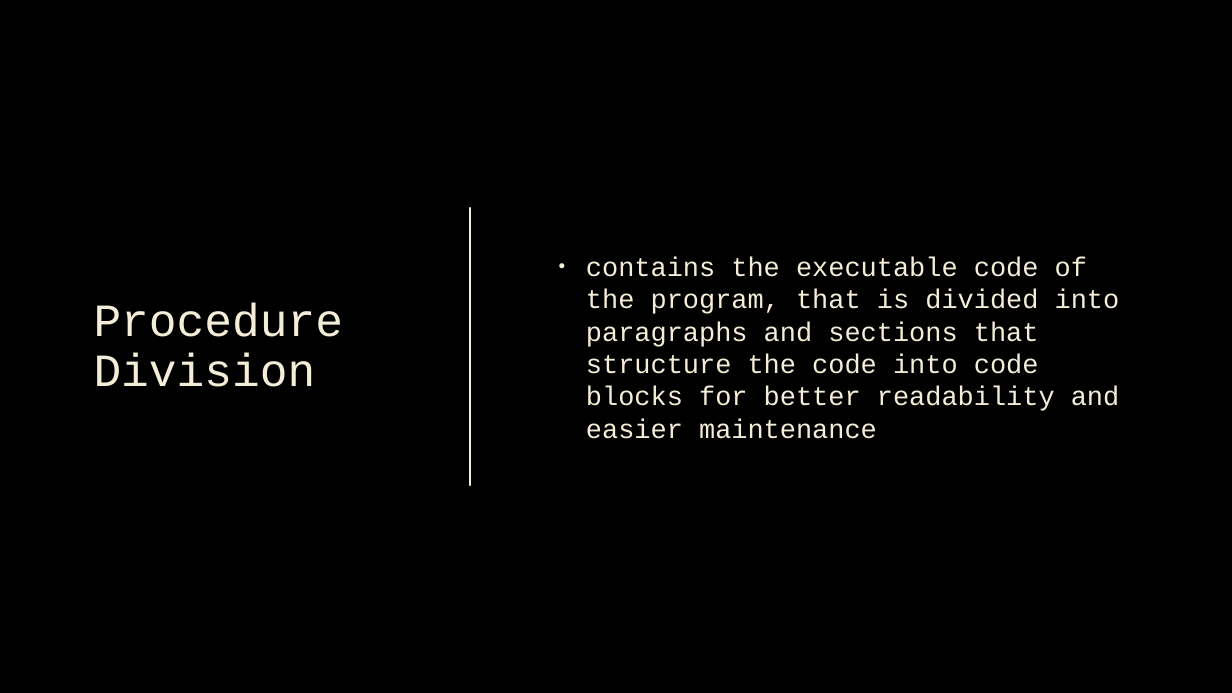
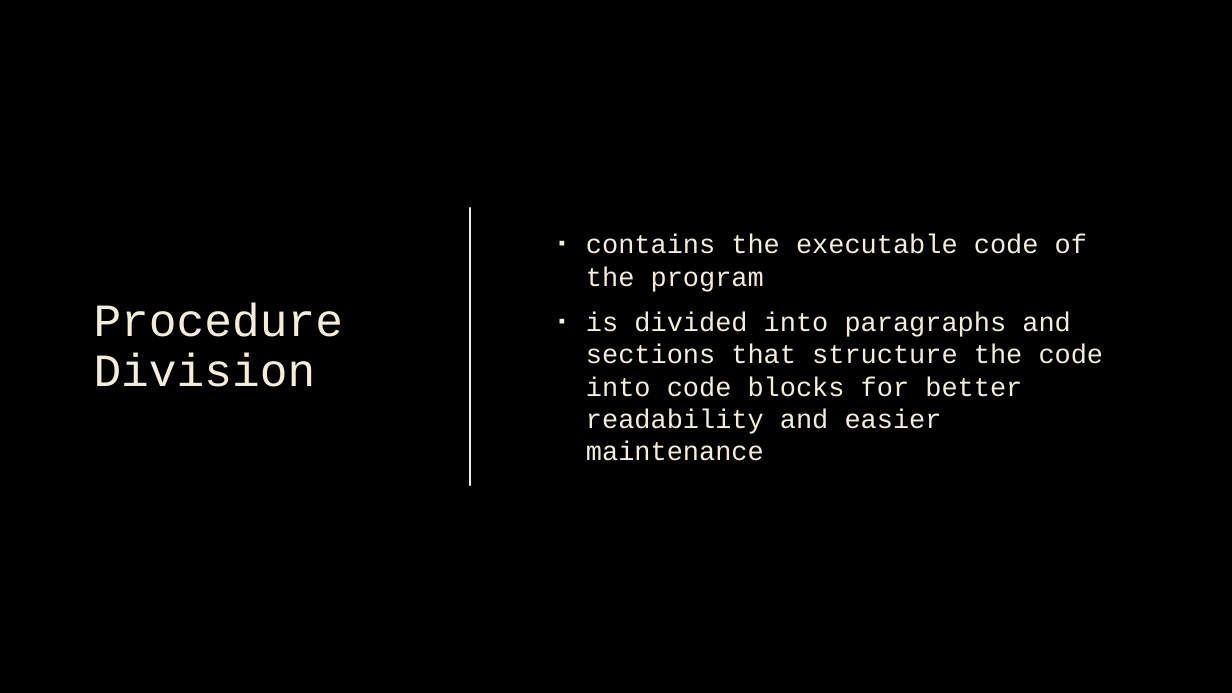
Before and after one commit to n1zuu/cobol-stack-demo, a slide deck: slide 19 of cobol/cobol.pptx (slide 13 before the commit). Drawn at 1232x693 pixels with LibreOffice and Linux fonts; fonts in the diff are those of the drawing; background and template pictures are left out. Boxes give left, top, right and bottom in pixels: in the first picture for what was removed or moved away, otherwise in the second. Text is boxed around its words. In the diff, an @@ line names an element or a change of style, - is before the commit and + after.

```diff
--- a/cobol/cobol.pptx
+++ b/cobol/cobol.pptx
@@ text at (586, 234, 1104, 461): text changed @@
-  • contains the executable code of the program, that is divided into paragraphs and sections that structure the code into code blocks for better readability and easier maintenance
+  ▪ contains the executable code of the program
+  ▪ is divided into paragraphs and sections that structure the code into code blocks for better readability and easier maintenance
```
Also in this commit, not shown: 9 other slides changed, 20 slides added.
